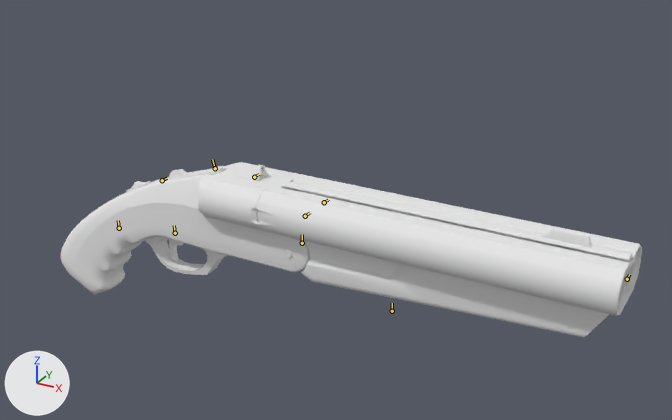
Before and after pictures for a commit that changed the Blender file modeling/blender/sidearms/shorty.blend.
Before and after are seen from a 50 mm lens placed at (72.3, -77.1, 47.3), pointed at (30.7, -1.5, 9.5). Every picture has the same lights, and +X, +Y and +Z are marked at lower left. Both versions are drawn at the pose saved in each file; the numbers are the values there. The bones that bend it are drawn over the model as lines.

Objects in the first picture: 'GN_Slim_S0_Skelmesh.001'.
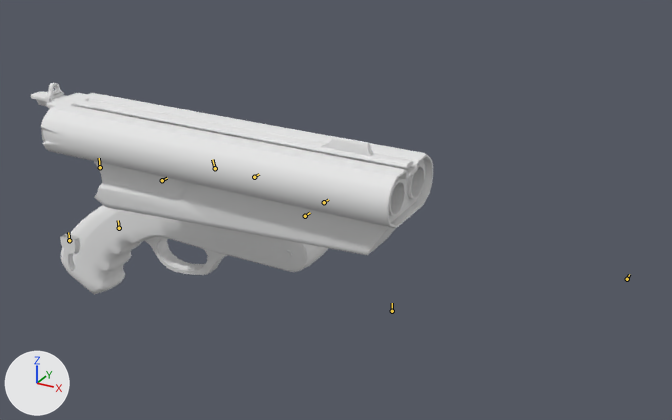
What the commit changed:
Bone 'Trigger' (bone_trigger) moves from (0.0, 0.0, 0.0) to (-11.2, 2.5, -5.3).
Bone 'Mag_Rotator' (bone_mag_rotator) moves from (0.0, 0.0, 0.0) to (-12.1, 9.8, -16.1).

Changed parts and their boxes [x1, y1, x2, y2] in the pictures (672 x 420 px):
'GN_Slim_S0_Skelmesh.001', posed (31% narrower, 21% taller)
    before: [61, 162, 642, 337]
    after: [31, 83, 433, 295]
bone 'Trigger', root to tip
    before: (175, 233) to (174, 225)
    after: (69, 240) to (68, 232)
bone 'Mag_Rotator', root to tip
    before: (302, 243) to (302, 234)
    after: (100, 167) to (99, 158)
